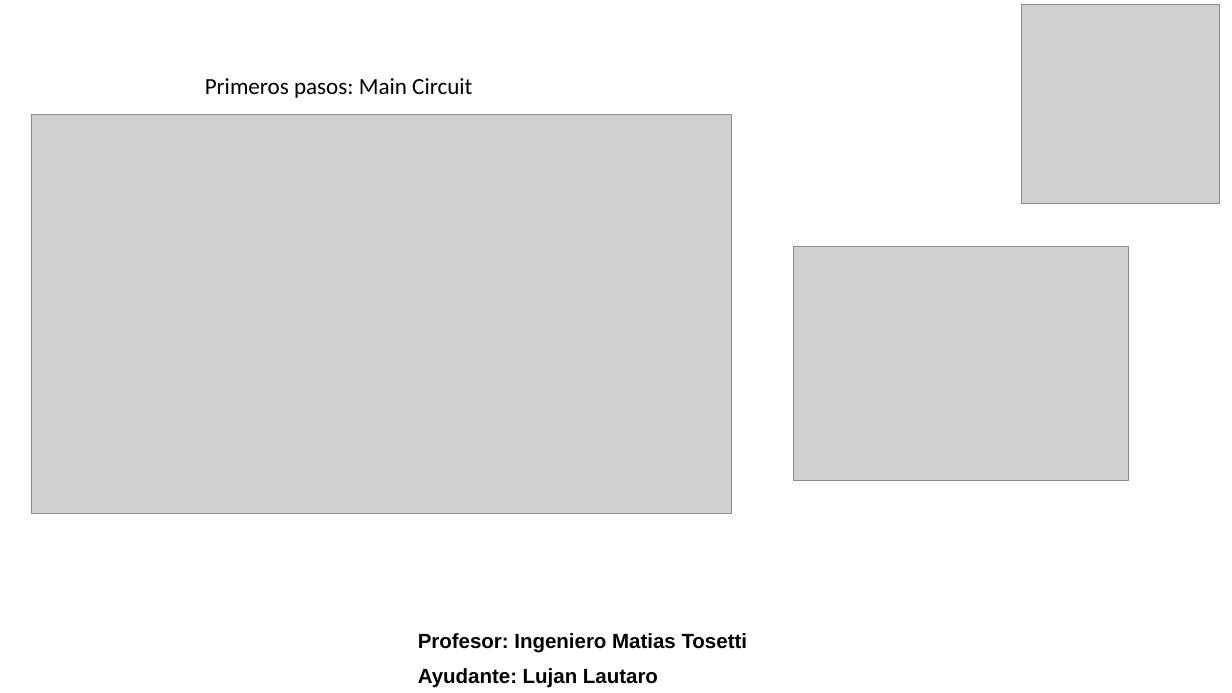
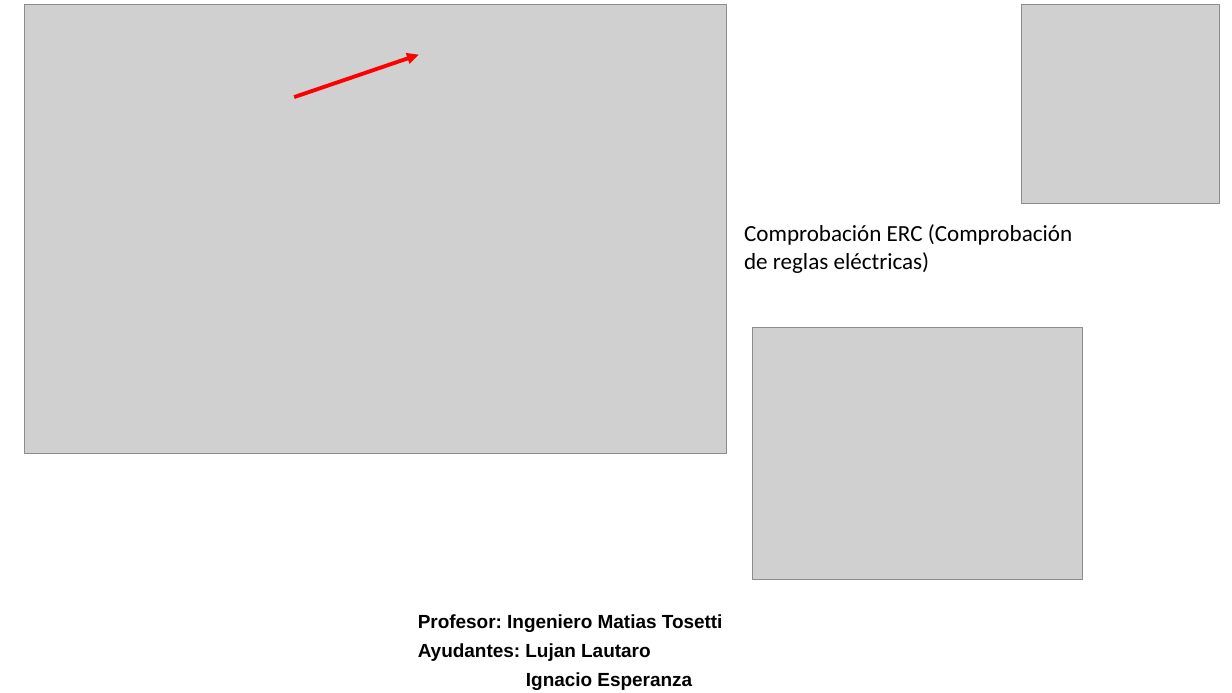
Before and after one commit to Lujham/Lab-de-Compu-1, a slide deck: slide 16 of Presentacion practica Lab de Compu 1.pptx (slide 14 before the commit). Drawn at 1232x693 pixels with LibreOffice and Linux fonts; fonts in the diff are those of the drawing; grey boxes stand for pictures. Boxes give left, top, right and bottom in pixels: in the first picture for what was removed or moved away, otherwise in the second. Text is boxed around its words. In the diff, an @@ line names an element or a change of style, - is before the commit and + after.

```diff
--- a/Presentacion practica Lab de Compu 1.pptx
+++ b/Presentacion practica Lab de Compu 1.pptx
@@ picture: place and size @@
-picture at bbox=[31, 115, 732, 513]
+picture at bbox=[25, 5, 726, 453]
@@ arrow added from (294, 97) to (419, 55), #FF0000 3 pt @@
@@ text removed at bbox=[205, 78, 472, 98] @@
-Primeros pasos: Main Circuit
@@ text added at bbox=[744, 224, 1072, 273], 18 pt, text #000000 @@
+Comprobación ERC (Comprobación de reglas eléctricas)
@@ picture removed at bbox=[794, 247, 1129, 481] @@
@@ picture added at bbox=[752, 328, 1082, 580] @@
@@ text "Profesor: Ingeniero Matias Tosetti": place and size @@
-text "Profesor: Ingeniero Matias Tosetti" at bbox=[418, 633, 748, 688]
+text "Profesor: Ingeniero Matias Tosetti" at bbox=[418, 614, 723, 690]
@@ text at bbox=[418, 614, 723, 632]: size 16 to 14.8 pt in "Profesor: Ingeniero Matias Tosetti"; line spacing 0.9 to 0.7; less space between paragraphs @@
@@ text at bbox=[418, 643, 692, 690]: text changed; size 16 to 14.8 pt @@
-Ayudante: Lujan Lautaro
+Ayudantes: Lujan Lautaro
+Ignacio Esperanza
```
Also in this commit, not shown: 15 other slides changed, 27 slides added.
